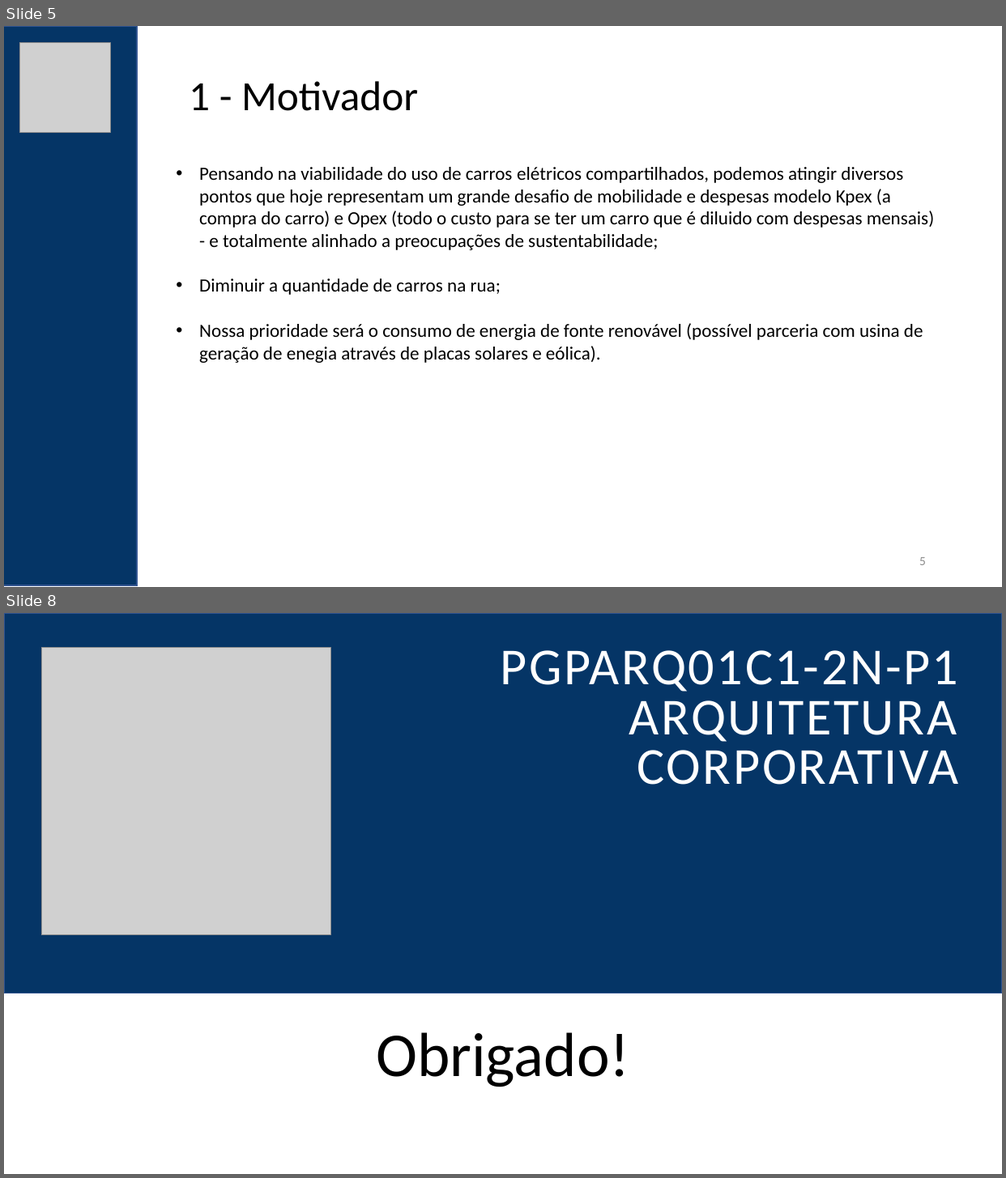
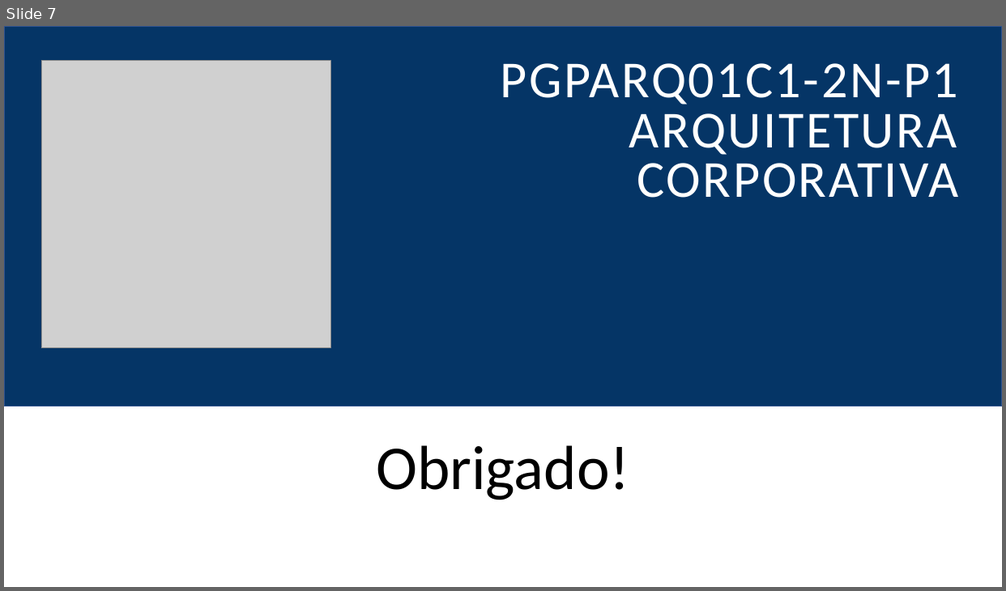
Before and after one commit to felipementel/inefnet-arq-corp, a slide deck: PGPARQ01C1-2N-P1-Arquitetura-Corporativa.pptx. Shown one above the other, each under a label of ours: slides 5 and 8 before the commit, slide 7 after it; the slides between them are not shown. The pictures are 1006x1178 and 1006x591 pixels, drawn with LibreOffice and Linux fonts; fonts in the diff are those of the drawing; grey boxes stand for pictures. Boxes give left, top, right and bottom in pixels: in the first picture for what was removed or moved away, otherwise in the second. Text is boxed around its words. In the diff, an @@ line names an element or a change of style, - is before the commit and + after.

```diff
--- a/PGPARQ01C1-2N-P1-Arquitetura-Corporativa.pptx
+++ b/PGPARQ01C1-2N-P1-Arquitetura-Corporativa.pptx
@@ slide 5 removed at (4,26,1002,587), background #FFFFFF @@
@@ rectangle removed at (4,26,137,586) @@
@@ picture removed at (19,42,110,132) @@
@@ text removed at (189,81,418,111) @@
-1 - Motivador
@@ text removed at (199,167,934,363) @@
-• Pensando na viabilidade do uso de carros elétricos compartilhados, podemos atingir diversos pontos que hoje representam um grande desafio de mobilidade e despesas modelo Kpex (a compra do carro) e Opex (todo o custo para se ter um carro que é diluido com despesas mensais) - e totalmente alinhado a preocupações de sustentabilidade;
-• Diminuir a quantidade de carros na rua;
-• Nossa prioridade será o consumo de energia de fonte renovável (possível parceria com usina de geração de enegia através de placas solares e eólica).
@@ page number removed at (919,557,926,565) @@
-5
@@ what was slide 8 is now slide 7 @@
```
Also in this commit, not shown: 1 slide changed, 5 slides added, 5 other slides removed.
